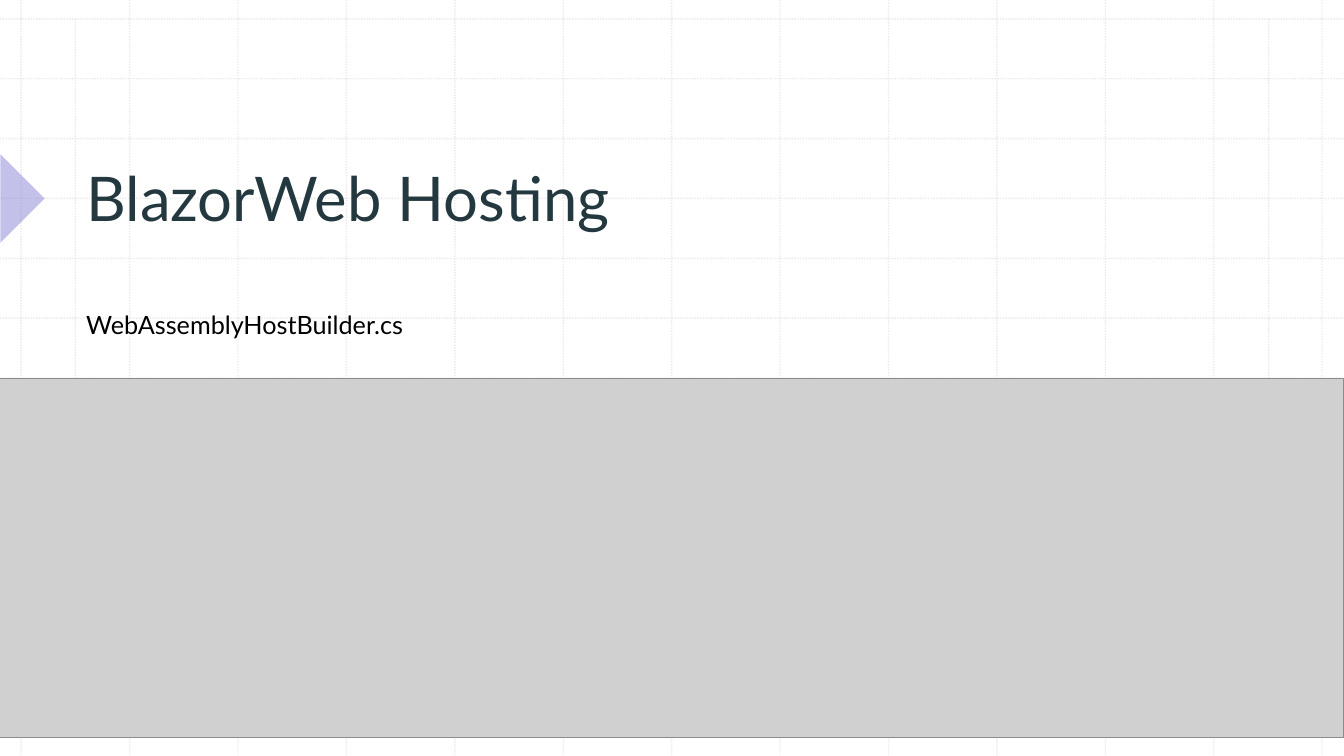
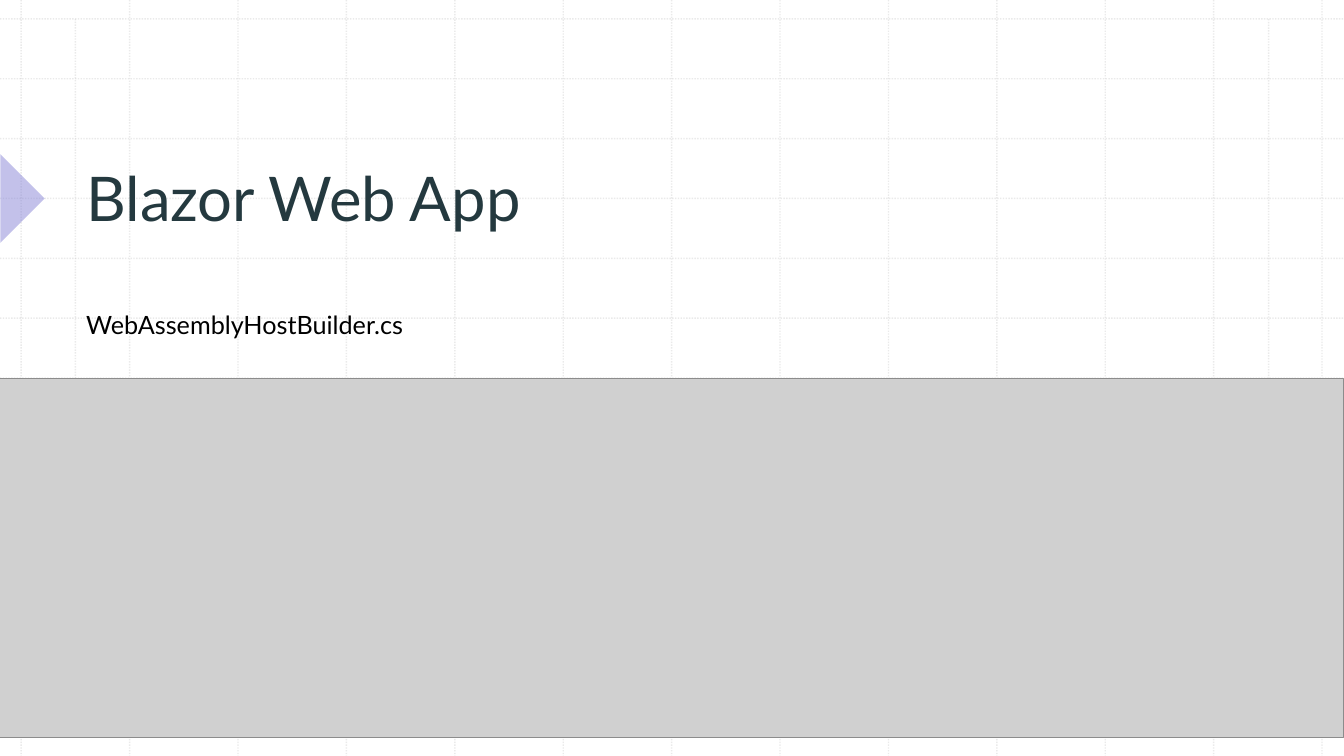
Before and after one commit to xccu/NetCore-Demo, a slide deck: slide 8 of Blazor in .net 8.pptx (slide 6 before the commit). Drawn at 1344x756 pixels with LibreOffice and Linux fonts; fonts in the diff are those of the drawing; grey boxes stand for pictures. Boxes give left, top, right and bottom in pixels: in the first picture for what was removed or moved away, otherwise in the second. Text is boxed around its words. In the diff, an @@ line names an element or a change of style, - is before the commit and + after.

```diff
--- a/Blazor in .net 8.pptx
+++ b/Blazor in .net 8.pptx
@@ title at box(86, 175, 521, 232): text changed @@
-BlazorWeb Hosting
+Blazor Web App
```
Also in this commit, not shown: 4 other slides changed, 3 slides added, 1 slide removed.
